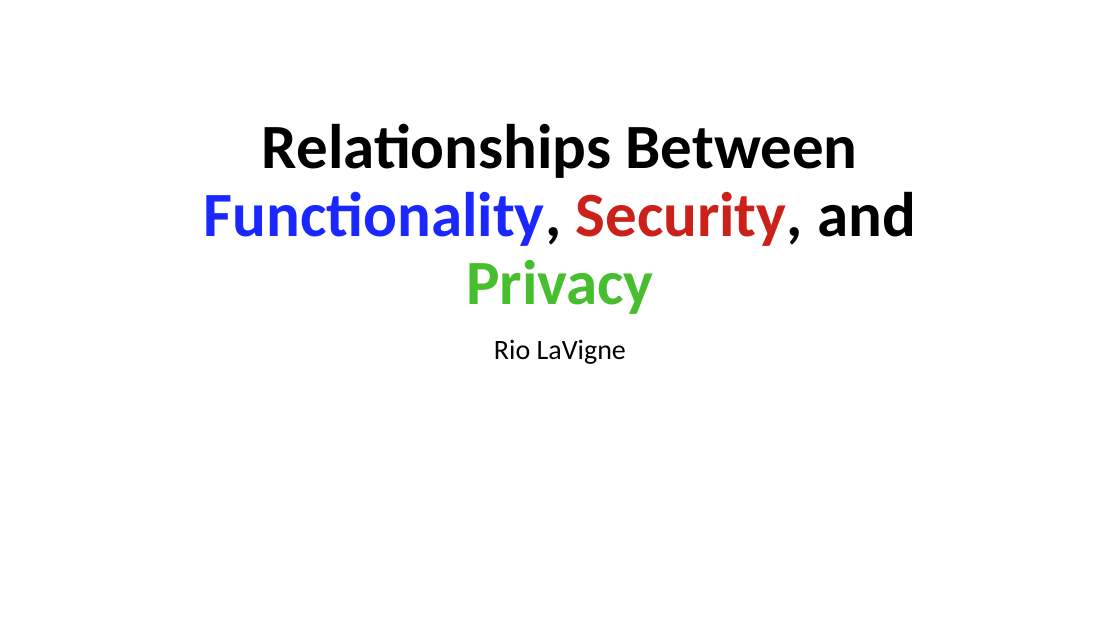
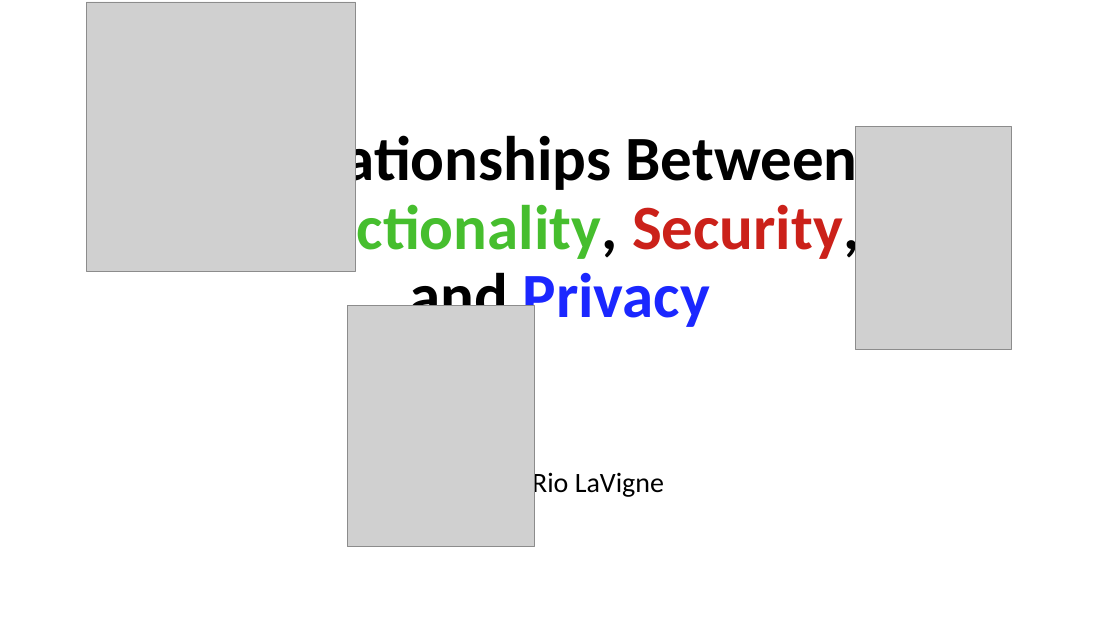
Before and after one commit to riolavigne/thesis, a slide deck: slide 1 of presentation/defense.pptx. Drawn at 1120x630 pixels with LibreOffice and Linux fonts; fonts in the diff are those of the drawing; grey boxes stand for pictures. Boxes give left, top, right and bottom in pixels: in the first picture for what was removed or moved away, otherwise in the second. Text is boxed around its words. In the diff, an @@ line names an element or a change of style, - is before the commit and + after.

```diff
--- a/presentation/defense.pptx
+++ b/presentation/defense.pptx
@@ picture added at [87, 2, 356, 271] @@
@@ title "Relationships Between Functionality, Security, and ...": place and size @@
-title "Relationships Between Functionality, Security, and ..." at [204, 123, 916, 314]
+title "Relationships Between Functionality, Security, and ..." at [260, 128, 859, 332]
@@ title "Relationships Between Functionality, Security, and ..." at [260, 128, 859, 332]: text colour #1B27FF to #46BE2E in "Functionality,"; text colour #46BE2E to #1B27FF in "Privacy" @@
@@ picture added at [855, 126, 1011, 350] @@
@@ picture added at [347, 306, 534, 547] @@
@@ subtitle "Rio LaVigne" rewrapped from [494, 339, 626, 364] to [532, 469, 664, 499] @@
```
Also in this commit, not shown: 10 other slides changed, 12 slides added, 5 other files.
